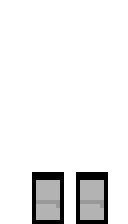
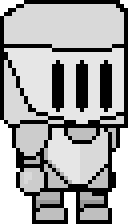
Before/after of a 128x224 layered artwork. What changed in the layer stack:
showed group "Arm" (3 layers) over [12, 120, 52, 196]
showed group "Head" (2 layers) over [0, 0, 128, 128]
showed group "Body" (2 layers) over [16, 124, 112, 192]
showed group "Back Arm" (3 layers) over [80, 120, 120, 196]
added group "Legs" with 1 layers above "Feet (Old)" over [36, 204, 112, 224]
added layer "Feet" in group "Legs" over [36, 204, 112, 224]
renamed "Feet" to "Feet (Old)", painted on it over [32, 172, 108, 224]
